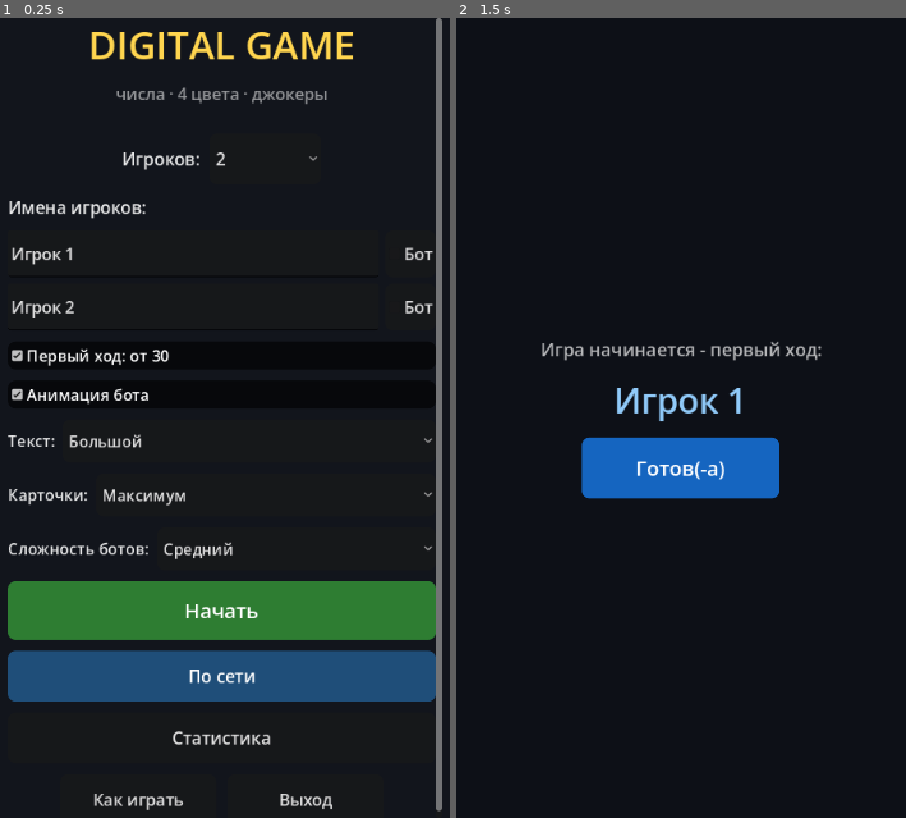
Above: before the commit, frames 1-2 (left to right).
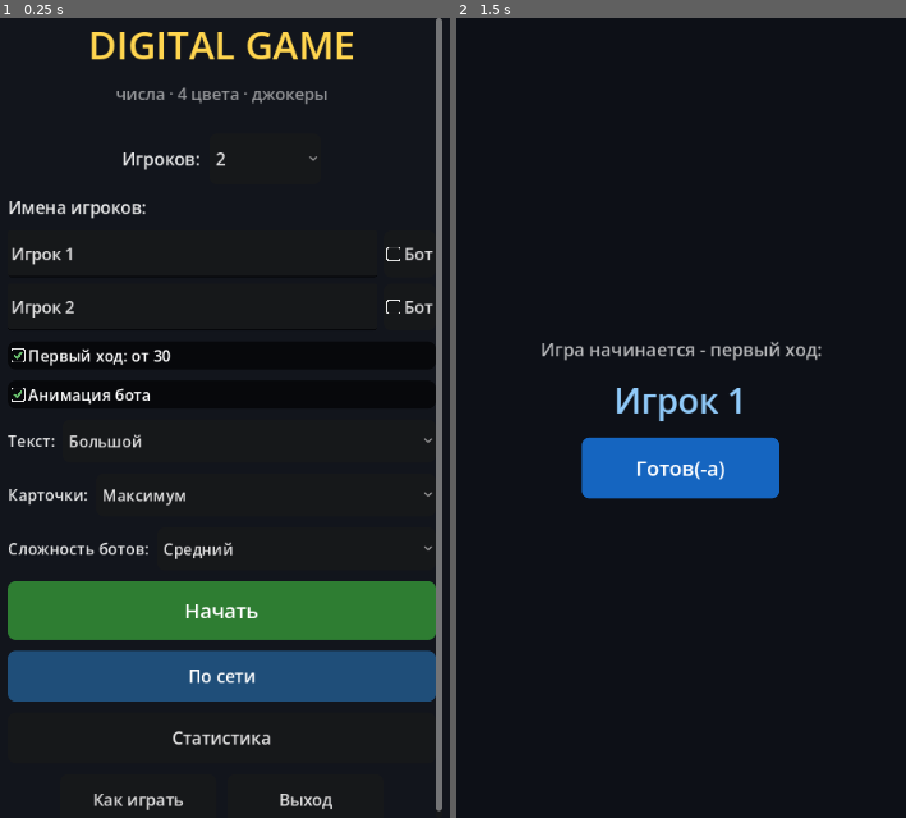
Above: after the commit, the same moments.

Repository: victor-osipov-dev/digital_game
Game: Godot game, scene res://scenes/main_menu.tscn
Two runs of this game, one before a commit and one after it. Both use one fixed random seed, a clock stepped at 60 frames per second and the inputs below.
Inputs:
- Up to frame 1 (0.25 s): no input
- Up to frame 2 (1.5 s): click "Начать" at 0.5 s; click "Колода 78" at 1.25 s

The runs differ from the first frame. In frame 1, 0.7% of the frame differs, in the area x 2-89%, y 28-49%; in frame 2, nothing differs.

Commit message:
Частые кнопки как на большом + видимые галки
- частые кнопки растут только до «Большого»: на гигантском шрифт
  как на большом (fs_capped), влезают даже в телефон
- чекбоксы: дефолтные иконки на тёмной теме нечитаемы (пустой —
  чёрный квадрат, галка без рамки); свои рисованные в теме —
  светлая рамка и зелёная галка во всех состояниях
- регрессия: шрифт частых равен большому, аудит иконок чекбоксов

Co-Authored-By: Claude Opus 5 (1M context) <noreply@anthropic.com>

Diff:
--- a/scripts/core/settings.gd
+++ b/scripts/core/settings.gd
@@ -36,6 +36,14 @@
 ## на «Маленьком» fs(12)/fs(13) не превращаются в крошку.
 func fs(base: int) -> int:
 	var idx := clampi(text_scale, 0, TEXT_SCALES.size() - 1)
+	return maxi(FS_MIN, int(round(base * TEXT_SCALES[idx])))
+
+
+## Тот же размер, но с потолком по шкале: частые кнопки строки не должны
+## расти дальше «Большого» — иначе на гигантском они меньше, чем могли
+## бы (компакт резал бы их ещё сильнее), и ряд не влезал бы в телефон.
+func fs_capped(base: int, cap_scale: int) -> int:
+	var idx := clampi(mini(text_scale, cap_scale), 0, TEXT_SCALES.size() - 1)
 	return maxi(FS_MIN, int(round(base * TEXT_SCALES[idx])))
 
 ## Размер интерактивного контроля (кнопки, поля ввода, переключатели).
--- a/scripts/ui/game.gd
+++ b/scripts/ui/game.gd
@@ -687,23 +687,17 @@
 	for btn in _top_action_buttons:
 		(btn as Button).text = String((btn as Button).get_meta("short_text"))
 		(btn as Button).add_theme_font_size_override("font_size", Settings.fs(15))
+	# Частые кнопки растут только до «Большого»: на гигантском остаются
+	# как на большом (иначе они там меньше, чем могли бы), и ряд влезает
+	# даже в телефон.
+	for b in _top_pinned:
+		(b as Button).add_theme_font_size_override("font_size", Settings.fs_capped(15, 2))
 	var have := maxf(get_viewport_rect().size.x - 20.0, 200.0)
 	var deck_need := deck_button.get_combined_minimum_size().x
 	var need := deck_need
 	for btn in _top_action_buttons:
 		need += 6.0 + _top_button_need(btn as Button)
 	var collapse := need > have
-	# Частые кнопки всегда в строке и всегда горизонтально: если они
-	# не влезают даже без редких, ужимаем шрифт (высоту не трогаем) —
-	# на телефоне три компактные кнопки лучше столбика.
-	if collapse:
-		var need_pinned := deck_need + 6.0 + 60.0
-		for b in _top_pinned:
-			need_pinned += 6.0 + _top_button_need(b as Button)
-		if need_pinned > have:
-			for b in _top_pinned:
-				(b as Button).add_theme_font_size_override("font_size",
-					mini(Settings.fs(15), 14))
 	for btn in _top_action_buttons:
 		var b := btn as Button
 		var in_overflow := _top_overflow.has(b)
--- a/scripts/ui/ui_theme.gd
+++ b/scripts/ui/ui_theme.gd
@@ -33,4 +33,44 @@
 				_theme.set_stylebox(state, cls, sb)
 	probe.free()
 	probe_opt.free()
+	# Свои галки чекбоксов: дефолтные на тёмной теме нечитаемы —
+	# пустой квадрат там буквально чёрный, а галка без рамки
+	# растворяется в фоне. Рисуем светлую рамку и зелёную галку.
+	_theme.set_icon("checked", "CheckBox", _checkbox_icon(true, false))
+	_theme.set_icon("unchecked", "CheckBox", _checkbox_icon(false, false))
+	_theme.set_icon("checked_disabled", "CheckBox", _checkbox_icon(true, true))
+	_theme.set_icon("unchecked_disabled", "CheckBox", _checkbox_icon(false, true))
 	return _theme
+
+
+## Иконка чекбокса 18 px: скруглённая рамка + зелёная галка.
+## Рисуем попиксельно — везти PNG ради двух иконок незачем.
+static func _checkbox_icon(check: bool, dim: bool) -> ImageTexture:
+	var s := 18
+	var img := Image.create(s, s, false, Image.FORMAT_RGBA8)
+	img.fill(Color(0, 0, 0, 0))
+	var edge := Color(1, 1, 1, 0.35 if dim else 0.9)
+	var mark := Color(0.4, 0.73, 0.42, 0.35 if dim else 1.0)
+	for y in range(s):
+		for x in range(s):
+			var p := Vector2(x + 0.5, y + 0.5)
+			if absf(_rr_sd(p, float(s), 5.0)) <= 1.0:
+				img.set_pixel(x, y, edge)
+			elif check and _seg_dist(p, Vector2(5, 9.5), Vector2(8, 12.5)) < 1.7 \
+					or check and _seg_dist(p, Vector2(8, 12.5), Vector2(13, 5.5)) < 1.7:
+				img.set_pixel(x, y, mark)
+	return ImageTexture.create_from_image(img)
+
+
+## Знаковое расстояние до скруглённого квадрата (минус — внутри).
+static func _rr_sd(p: Vector2, s: float, r: float) -> float:
+	var q := (p - Vector2(s * 0.5, s * 0.5)).abs() - Vector2(s * 0.5 - r, s * 0.5 - r)
+	var ax := Vector2(maxf(q.x, 0.0), maxf(q.y, 0.0))
+	return minf(maxf(q.x, q.y), 0.0) + ax.length() - r
+
+
+## Расстояние от точки до отрезка.
+static func _seg_dist(p: Vector2, a: Vector2, b: Vector2) -> float:
+	var ab := b - a
+	var t := clampf((p - a).dot(ab) / maxf(ab.length_squared(), 0.0001), 0.0, 1.0)
+	return (a + ab * t - p).length()
--- a/tests/check_mobilerelayout.gd
+++ b/tests/check_mobilerelayout.gd
@@ -114,9 +114,11 @@
 	if not _audited:
 		_audited = true
 		_audit_buttons(menu, "main_menu")
+		_audit_checks(menu, "main_menu")
 		var lob: Node = menu.get("online_lobby")
 		if lob != null:
 			_audit_buttons(lob, "online_lobby")
+			_audit_checks(lob, "online_lobby")
 	var lobby: Node = menu.get("online_lobby")
 	if lobby == null:
 		_fail("нет сетевого меню")
@@ -484,6 +486,38 @@
 		_audit_buttons(child, where)
 
 
+## Свои галки чекбоксов: дефолтные на тёмной теме нечитаемы (пустой
+## квадрат буквально чёрный, галка без рамки растворяется). Проверяем
+## наши: рамка есть, внутри пусто, у включённой — галка (пикселей больше).
+func _audit_checks(node: Node, where: String) -> void:
+	if node is CheckBox:
+		var cb := node as CheckBox
+		var un := cb.get_theme_icon("unchecked")
+		var ch := cb.get_theme_icon("checked")
+		if un == null or ch == null:
+			_fail("%s: у чекбокса нет своих иконок" % where)
+		else:
+			var ui := un.get_image()
+			var ci := ch.get_image()
+			if ui.get_size() != Vector2i(18, 18) or ci.get_size() != Vector2i(18, 18):
+				_fail("%s: иконки чекбокса не 18x18" % where)
+			elif ui.get_pixel(9, 9).a > 0.1:
+				_fail("%s: выключенный чекбокс залит" % where)
+			elif _opaque_count(ci) <= _opaque_count(ui):
+				_fail("%s: у включённого чекбокса нет галки" % where)
+	for child in node.get_children():
+		_audit_checks(child, where)
+
+
+func _opaque_count(img: Image) -> int:
+	var n := 0
+	for y in range(img.get_height()):
+		for x in range(img.get_width()):
+			if img.get_pixel(x, y).a > 0.5:
+				n += 1
+	return n
+
+
 ## Баннер «вы всё ещё в комнате» не врёт про толпу: один игрок —
 ## «кроме вас никого нет», двое — «игроки в сборе», партия — «идёт».
 func _stuck_text(menu: Node, lobby: Node) -> void:
--- a/tests/check_scene.gd
+++ b/tests/check_scene.gd
@@ -116,7 +116,7 @@
 	_flow_center_checks()
 	await _burger_checks()
 	await _topbar_width_checks()
-	await _topbar_compact_checks()
+	await _topbar_capped_checks()
 	_button_radius_audit(inst)
 	_confirm_checks()
 	inst.free()
@@ -281,12 +281,15 @@
 		await process_frame
 
 
-func _topbar_compact_checks() -> void:
+func _topbar_capped_checks() -> void:
 	# Узкий экран + гигантский текст: частые кнопки остаются в строке
-	# (компактные, в одну линию), редкие — в бургере.
+	# в одну линию, редкие — в бургере. Шрифт частых capped на «Большом»:
+	# на гигантском они такие же, как на большом, а не мельче.
 	var saved_base := root.content_scale_size
 	var saved_size := root.size
 	var saved_scale: int = settings.text_scale
+	settings.text_scale = 2
+	var big_font: int = settings.fs(15)
 	settings.text_scale = 3
 	root.content_scale_size = Vector2i(320, 640)
 	root.size = Vector2i(360, 800)
@@ -306,13 +309,15 @@
 		else:
 			check(btn.get_parent() == bar, "frequent action stays in bar on narrow")
 			ys.append(btn.get_global_rect().position.y)
+			check(btn.get_theme_font_size("font_size") == big_font,
+				"frequent button «%s» capped at Большой size (%d)" % [btn.text, big_font])
 			var font: Font = btn.get_theme_font("font")
 			var want := 0.0
 			if font != null:
 				want = font.get_string_size(btn.text, HORIZONTAL_ALIGNMENT_LEFT, -1,
 					btn.get_theme_font_size("font_size")).x
 			check(btn.size.x + 1.0 >= want,
-				"compact button «%s» fits text (%.0f vs %.0f)" % [btn.text, btn.size.x, want])
+				"capped button «%s» fits text (%.0f vs %.0f)" % [btn.text, btn.size.x, want])
 	var flat := true
 	for y in ys:
 		if absf(float(y) - float(ys[0])) > 2.0:
